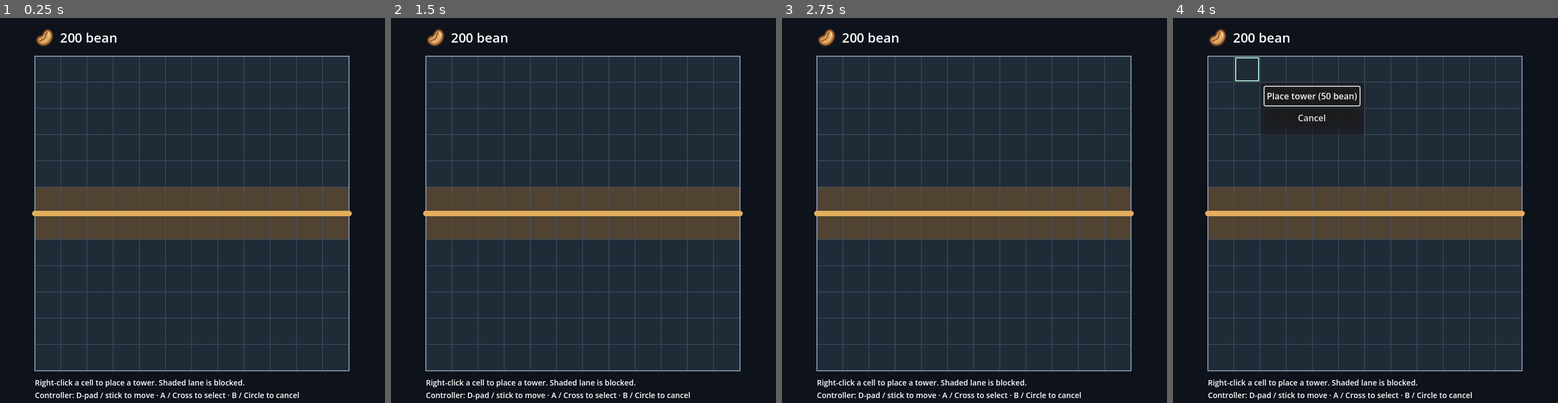
Above: before the commit, frames 1-4 (left to right).
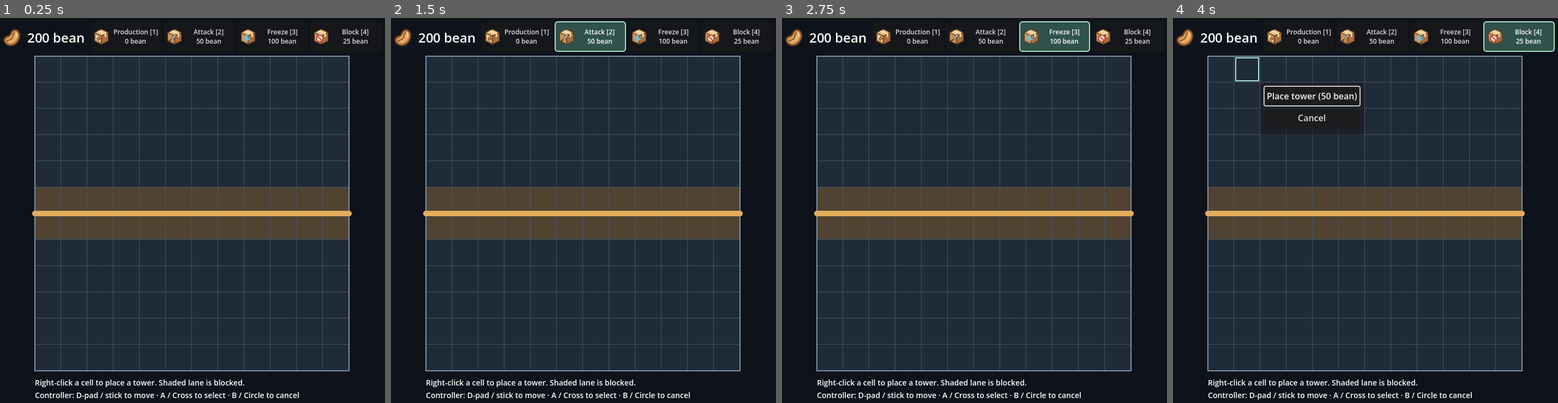
Above: after the commit, the same moments.

Repository: Charka123/GodotGame
Game: Godot game, scene res://scenes/main.tscn
The game is run twice, just before and just after one commit, with the same random seed, the same clock (stepped at 60 frames per second) and the same inputs.
Inputs (mouse positions are in pixels of both pictures, inside the frame that each line leads up to):
- Up to frame 1 (0.25 s): no input
- Up to frame 2 (1.5 s): click (518, 37) at 0.5 s, where only the run after the commit has a clickable "Production [1] 0 bean"; click (591, 37) at 1.25 s, where only the run after the commit has a clickable "Attack [2] 50 bean"
- Up to frame 3 (2.75 s): click (1055, 37) at 2 s, where only the run after the commit has a clickable "Freeze [3] 100 bean"
- Up to frame 4 (4 s): click (1519, 37) at 2.75 s, where only the run after the commit has a clickable "Block [4] 25 bean"; tap A at 3.5 s; move the mouse to (1450, 195) at 3.52 s; hold Right (ui_right) from 3.53 s (still down); tap 1 at 3.6 s; click (1450, 195) at 3.67 s; tap Enter (ui_accept) at 3.77 s; tap 4 at 3.8 s

The runs differ from the first frame. In frame 1, 1.4% of the frame differs, in the area x 0-96%, y 2-8%; in frame 2, 2.6%; in frame 3, 2.6%; in frame 4, 2.6%, in the area x 0-100%, y 0-9%.

Commit message:
Implemented basic packages with no functionalities.

Diff:
--- /dev/null
+++ b/assets/attack_package.svg
@@ -0,0 +1,7 @@
+<svg xmlns="http://www.w3.org/2000/svg" width="48" height="48" viewBox="0 0 48 48">
+  <path d="M5 13L24 4L43 13V36L24 45L5 36Z" fill="#c79355" stroke="#58361f" stroke-width="2" stroke-linejoin="round"/>
+  <path d="M5 13L24 22L43 13L24 4Z" fill="#ebc58a" stroke="#58361f" stroke-width="2" stroke-linejoin="round"/>
+  <path d="M24 22V45L43 36V13Z" fill="#a96e3f" stroke="#58361f" stroke-width="2" stroke-linejoin="round"/>
+  <path d="M14 9L33 18V26L37 24V16L18 7Z" fill="#f5dfae"/>
+  <path d="M12 33L27 17L29 20L19 32Z" fill="#e7eff3" stroke="#354651" stroke-width="1.5"/><path d="M10 36L16 30" stroke="#58361f" stroke-width="4" stroke-linecap="round"/><path d="M12 28L20 35" stroke="#d8ac5d" stroke-width="2"/>
+</svg>
--- /dev/null
+++ b/assets/block_package.svg
@@ -0,0 +1,7 @@
+<svg xmlns="http://www.w3.org/2000/svg" width="48" height="48" viewBox="0 0 48 48">
+  <path d="M5 13L24 4L43 13V36L24 45L5 36Z" fill="#c79355" stroke="#58361f" stroke-width="2" stroke-linejoin="round"/>
+  <path d="M5 13L24 22L43 13L24 4Z" fill="#ebc58a" stroke="#58361f" stroke-width="2" stroke-linejoin="round"/>
+  <path d="M24 22V45L43 36V13Z" fill="#a96e3f" stroke="#58361f" stroke-width="2" stroke-linejoin="round"/>
+  <path d="M14 9L33 18V26L37 24V16L18 7Z" fill="#f5dfae"/>
+  <circle cx="20" cy="29" r="9" fill="#fae7ca" stroke="#bd443f" stroke-width="3"/><path d="M14 23L26 35" stroke="#bd443f" stroke-width="3"/>
+</svg>
--- /dev/null
+++ b/assets/freeze_package.svg
@@ -0,0 +1,7 @@
+<svg xmlns="http://www.w3.org/2000/svg" width="48" height="48" viewBox="0 0 48 48">
+  <path d="M5 13L24 4L43 13V36L24 45L5 36Z" fill="#c79355" stroke="#58361f" stroke-width="2" stroke-linejoin="round"/>
+  <path d="M5 13L24 22L43 13L24 4Z" fill="#ebc58a" stroke="#58361f" stroke-width="2" stroke-linejoin="round"/>
+  <path d="M24 22V45L43 36V13Z" fill="#a96e3f" stroke="#58361f" stroke-width="2" stroke-linejoin="round"/>
+  <path d="M14 9L33 18V26L37 24V16L18 7Z" fill="#f5dfae"/>
+  <g stroke="#65c8ee" stroke-width="2" stroke-linecap="round"><path d="M20 20V37M12 24L28 33M12 33L28 24M17 22L20 25L23 22M17 35L20 32L23 35M13 27L17 27L16 23M24 34L23 30L27 30"/></g>
+</svg>
--- /dev/null
+++ b/assets/production_package.svg
@@ -0,0 +1,9 @@
+<svg xmlns="http://www.w3.org/2000/svg" width="48" height="48" viewBox="0 0 48 48">
+  <path d="M5 13L24 4L43 13V36L24 45L5 36Z" fill="#c79355" stroke="#58361f" stroke-width="2" stroke-linejoin="round"/>
+  <path d="M5 13L24 22L43 13L24 4Z" fill="#ebc58a" stroke="#58361f" stroke-width="2" stroke-linejoin="round"/>
+  <path d="M24 22V45L43 36V13Z" fill="#a96e3f" stroke="#58361f" stroke-width="2" stroke-linejoin="round"/>
+  <path d="M14 9L33 18V26L37 24V16L18 7Z" fill="#f5dfae"/>
+  <path d="M9 20L21 25V38L9 33Z" fill="#f8e8bd"/>
+  <path d="M17 24C22 26 21 33 18 34C14 36 10 31 12 28C13 26 15 29 15 26C15 24 16 23 17 24Z" fill="#a86c36" stroke="#58361f" stroke-width="1"/>
+  <path d="M17 26C16 29 18 30 14 31" fill="none" stroke="#f0c27a" stroke-width="1.2" stroke-linecap="round"/>
+</svg>
--- a/scenes/main.tscn
+++ b/scenes/main.tscn
@@ -1,7 +1,8 @@
-[gd_scene load_steps=3 format=3]
+[gd_scene load_steps=4 format=3]
 
 [ext_resource type="PackedScene" path="res://scenes/grid_board.tscn" id="1_board"]
 [ext_resource type="PackedScene" path="res://scenes/bean_counter.tscn" id="2_counter"]
+[ext_resource type="PackedScene" path="res://scenes/package_selector.tscn" id="3_packages"]
 
 [node name="Main" type="Node2D"]
 
@@ -11,6 +12,10 @@
 [node name="HUD" type="CanvasLayer" parent="."]
 
 [node name="BeanCounter" parent="HUD" instance=ExtResource("2_counter")]
+offset_left = 12.0
+offset_right = 164.0
+
+[node name="PackageSelector" parent="HUD" instance=ExtResource("3_packages")]
 
 [node name="PlacementHelp" type="Label" parent="HUD"]
 offset_left = 72.0
--- /dev/null
+++ b/scenes/package_selector.tscn
@@ -0,0 +1,82 @@
+[gd_scene load_steps=7 format=3]
+
+[ext_resource type="Script" path="res://scripts/package_selector.gd" id="1_script"]
+[ext_resource type="Texture2D" path="res://assets/production_package.svg" id="Production"]
+[ext_resource type="Texture2D" path="res://assets/attack_package.svg" id="Attack"]
+[ext_resource type="Texture2D" path="res://assets/freeze_package.svg" id="Freeze"]
+[ext_resource type="Texture2D" path="res://assets/block_package.svg" id="Block"]
+
+[sub_resource type="StyleBoxFlat" id="Style_selected"]
+bg_color = Color(0.19, 0.32, 0.29, 1)
+border_width_left = 2
+border_width_top = 2
+border_width_right = 2
+border_width_bottom = 2
+border_color = Color(0.66, 0.9, 0.8, 1)
+corner_radius_top_left = 5
+corner_radius_top_right = 5
+corner_radius_bottom_left = 5
+corner_radius_bottom_right = 5
+content_margin_left = 6.0
+content_margin_right = 6.0
+
+[node name="PackageSelector" type="HBoxContainer"]
+offset_left = 174.0
+offset_top = 8.0
+offset_right = 708.0
+offset_bottom = 64.0
+mouse_filter = 2
+theme_override_constants/separation = 4
+script = ExtResource("1_script")
+
+[node name="Production" type="Button" parent="."]
+custom_minimum_size = Vector2(130, 56)
+layout_mode = 2
+size_flags_horizontal = 3
+tooltip_text = "Production: 0 bean. Select with 1; controller Y / Triangle cycles packages. Selection only."
+theme_override_font_sizes/font_size = 12
+theme_override_constants/icon_max_width = 32
+theme_override_styles/pressed = SubResource("Style_selected")
+toggle_mode = true
+text = "Production [1]
+0 bean"
+icon = ExtResource("Production")
+
+[node name="Attack" type="Button" parent="."]
+custom_minimum_size = Vector2(130, 56)
+layout_mode = 2
+size_flags_horizontal = 3
+tooltip_text = "Attack: 50 bean. Select with 2; controller Y / Triangle cycles packages. Selection only."
+theme_override_font_sizes/font_size = 12
+theme_override_constants/icon_max_width = 32
+theme_override_styles/pressed = SubResource("Style_selected")
+toggle_mode = true
+text = "Attack [2]
+50 bean"
+icon = ExtResource("Attack")
+
+[node name="Freeze" type="Button" parent="."]
+custom_minimum_size = Vector2(130, 56)
+layout_mode = 2
+size_flags_horizontal = 3
+tooltip_text = "Freeze: 100 bean. Select with 3; controller Y / Triangle cycles packages. Selection only."
+theme_override_font_sizes/font_size = 12
+theme_override_constants/icon_max_width = 32
+theme_override_styles/pressed = SubResource("Style_selected")
+toggle_mode = true
+text = "Freeze [3]
+100 bean"
+icon = ExtResource("Freeze")
+
+[node name="Block" type="Button" parent="."]
+custom_minimum_size = Vector2(130, 56)
+layout_mode = 2
+size_flags_horizontal = 3
+tooltip_text = "Block: 25 bean. Select with 4; controller Y / Triangle cycles packages. Selection only."
+theme_override_font_sizes/font_size = 12
+theme_override_constants/icon_max_width = 32
+theme_override_styles/pressed = SubResource("Style_selected")
+toggle_mode = true
+text = "Block [4]
+25 bean"
+icon = ExtResource("Block")
--- /dev/null
+++ b/scripts/package_selector.gd
@@ -0,0 +1,37 @@
+extends HBoxContainer
+## Selection only. Package application and effects will be added later.
+
+var selected_package: StringName = &""
+
+@onready var package_buttons: Array[Button] = [$Production, $Attack, $Freeze, $Block]
+
+
+func _ready() -> void:
+	for button in package_buttons:
+		button.toggled.connect(_on_package_toggled.bind(button))
+
+
+func _on_package_toggled(selected: bool, button: Button) -> void:
+	selected_package = StringName(button.name.to_lower()) if selected else &""
+	for other in package_buttons:
+		if other != button:
+			other.set_pressed_no_signal(false)
+	# Keep directional input available for navigating the board.
+	button.release_focus()
+
+
+func _shortcut_input(event: InputEvent) -> void:
+	var index := -1
+	if event is InputEventKey and event.pressed and not event.echo:
+		var key: int = event.physical_keycode if event.physical_keycode != 0 else event.keycode
+		if key >= KEY_1 and key <= KEY_4:
+			index = key - KEY_1
+	elif event is InputEventJoypadButton and event.pressed and event.button_index == JOY_BUTTON_Y:
+		index = 0
+		for i in range(package_buttons.size()):
+			if package_buttons[i].button_pressed:
+				index = (i + 1) % package_buttons.size()
+				break
+	if index >= 0:
+		package_buttons[index].button_pressed = not package_buttons[index].button_pressed
+		get_viewport().set_input_as_handled()
Not shown, added: assets/attack_package.svg.import
Not shown, added: assets/block_package.svg.import
Not shown, added: assets/freeze_package.svg.import
Not shown, added: assets/production_package.svg.import
Not shown, added: scripts/package_selector.gd.uid
